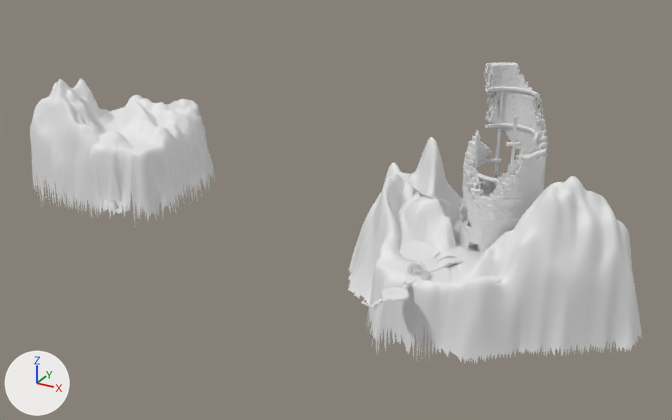
Before and after pictures for a commit that changed the FBX model Assets/Game Assets/Props/Zona_0/Zona_0.FBX.
Both versions are drawn from a 50 mm lens placed at (-177.0, -960.0, 293.0), pointed at (-443.0, -476.0, 51.0). Every picture has the same lights, and +X, +Y and +Z are marked at lower left. Where no turn or scale is listed for an object, it has been applied to the vertices.

The first picture shows 'Terrain_bosque', 'Terrain_torre', 'river', 'torre', 'torre.001', 'torre_soporte_palo_h', 'torre_soporte_palo_v'.
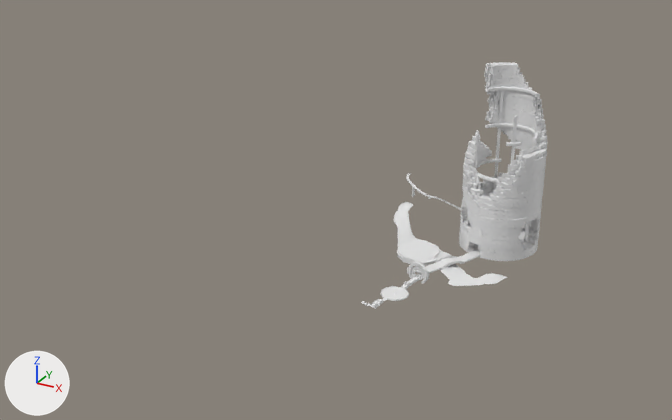
What differs and where, as boxes [x1, y1, x2, y2] in the pictures (672 x 420 px; the box of a moved part takes in the faces that stretch with it):
'Terrain_torre', deleted: before [348, 137, 642, 364]
'Terrain_bosque', deleted: before [30, 79, 215, 224]
part 1 of me_untitled_023, moved or reshaped: before [399, 227, 501, 282]; after [394, 202, 507, 286]

What changed in the scene script:
```text
Change me_untitled_023:
    used by ob_river; location = (-400.9, -452.7, 55.2)
    remove me_untitled_023.from_pydata(...)  # 1183 vertices, 1080 faces; spans x -6.9..80.0, y -61.3..3.4, z -15.5..-0.4
    add me_untitled_023.from_pydata(...)  # 1365 vertices, 1260 faces; spans x -6.9..80.0, y -62.5..3.5, z -18.5..-0.4
    me_untitled_023 part 1: 336 vertices moved from x 2.3..78.3, y -57.7..-21.3, z -15.4..-8.3 to x 2.2..78.5, y -60.3..-21.3, z -18.3..-8.3; 182 vertices added at x -6.9..80.0, y -62.5..3.5, z -18.5..-0.4
Remove ob_terrain_torre:
    ob_terrain_torre = bpy.data.objects.new('Terrain_torre', me_terrain_004)
    ob_terrain_torre.location = (-355.0, -451.2, 42.4)
Remove ob_terrain_bosque:
    ob_terrain_bosque = bpy.data.objects.new('Terrain_bosque', me_terrain_006)
    ob_terrain_bosque.location = (-586.3, -505.9, 94.6)
```
